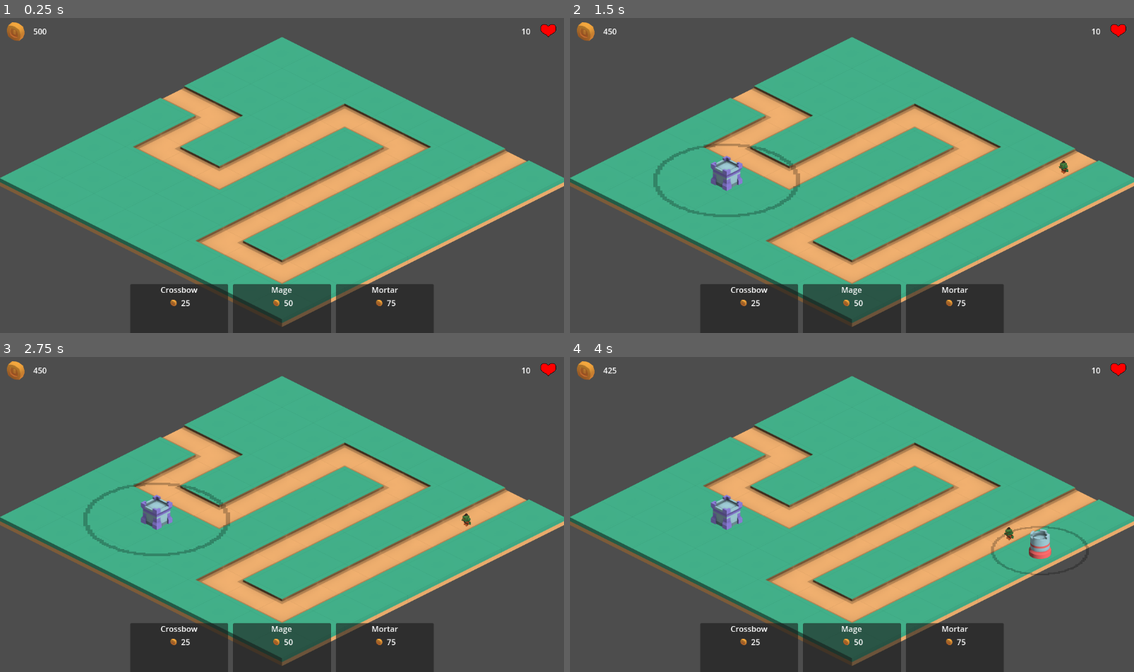
Above: before the commit, frames 1-4 (two rows, left to right).
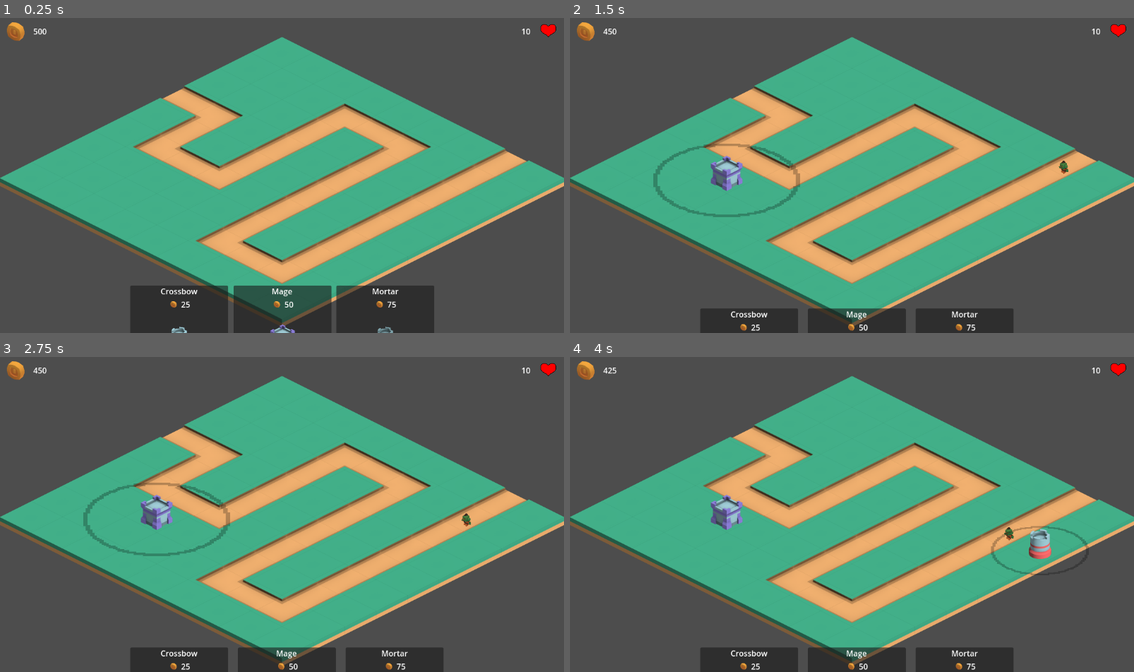
Above: after the commit, the same moments.

Repository: Robert-Riordan-UCD/GameDevJourney
Game: Godot game, scene res://Levels/Level1.tscn
Same seed, same stepped clock (60 frames per second), same inputs: the game is played once before the commit and once after it.
Inputs (mouse positions are in pixels of both pictures, inside the frame that each line leads up to):
- Up to frame 1 (0.25 s): no input
- Up to frame 2 (1.5 s): move the mouse to (976, 159) at 0.52 s; press the mouse at (976, 159) at 0.53 s; move the mouse to (739, 191) at 1.27 s; release the mouse at (739, 191) at 1.28 s; right-click (739, 191) at 1.35 s; click (739, 191) at 1.42 s
- Up to frame 3 (2.75 s): move the mouse to (157, 520) at 2.02 s; press the mouse at (157, 520) at 2.03 s
- Up to frame 4 (4 s): move the mouse to (823, 577) at 2.77 s; release the mouse at (823, 577) at 2.78 s; right-click (823, 577) at 2.85 s; click (823, 577) at 2.92 s; move the mouse to (1021, 561) at 3.52 s; press the mouse at (1021, 561) at 3.53 s

The runs differ from the first frame. In frame 1, 0.8% of the frame differs, in the area x 23-77%, y 84-100%; in frame 2, 4.6%, in the area x 23-79%, y 84-100%; in frame 3, 4.6%; in frame 4, 4.6%.

Commit message:
Tower selection boxes tween in and out when mouse hovers over them

Diff:
--- a/Isometric_Tower_Defense/GUI/TowerSelectPanel.gd
+++ b/Isometric_Tower_Defense/GUI/TowerSelectPanel.gd
@@ -11,5 +11,28 @@
 		$VBoxContainer/HBoxContainer/Label.text = str(tower_price)
 @export var texture : Texture2D:
 	set(new_texture):
-		texture = texture
-		$TextureRect.texture = new_texture
+		texture = new_texture
+		$TextureRect.texture = texture
+@export var y_travel : int = 50
+@export var separation : int = 20
+
+func _ready() -> void:
+	_on_mouse_exited()
+
+func _on_mouse_entered():
+	var tween = get_tree().create_tween()
+	var x_offset : int = 0
+	for p in get_parent().get_children():
+		if p == self:
+			break
+		x_offset += p.custom_minimum_size.x + separation
+	tween.tween_property(self, "position", Vector2(x_offset, -y_travel), 1).set_trans(Tween.TRANS_CUBIC)
+
+func _on_mouse_exited():
+	var tween = get_tree().create_tween()
+	var x_offset : int = 0
+	for p in get_parent().get_children():
+		if p == self:
+			break
+		x_offset += p.custom_minimum_size.x + separation
+	tween.tween_property(self, "position", Vector2(x_offset, y_travel), 1).set_trans(Tween.TRANS_CUBIC)
--- a/Isometric_Tower_Defense/GUI/TowerSelectPanel.tscn
+++ b/Isometric_Tower_Defense/GUI/TowerSelectPanel.tscn
@@ -5,7 +5,10 @@
 
 [node name="TowerSelectPanel" type="Panel"]
 custom_minimum_size = Vector2(200, 200)
+offset_right = 200.0
+offset_bottom = 200.0
 script = ExtResource("1_8tg8u")
+separation = null
 
 [node name="TextureRect" type="TextureRect" parent="."]
 layout_mode = 1
@@ -41,3 +44,6 @@
 [node name="Label" type="Label" parent="VBoxContainer/HBoxContainer"]
 layout_mode = 2
 text = "<PRICE>"
+
+[connection signal="mouse_entered" from="." to="." method="_on_mouse_entered"]
+[connection signal="mouse_exited" from="." to="." method="_on_mouse_exited"]
--- a/Isometric_Tower_Defense/Levels/Level1.tscn
+++ b/Isometric_Tower_Defense/Levels/Level1.tscn
@@ -7,6 +7,9 @@
 [ext_resource type="PackedScene" uid="uid://ckapmihl1c8vg" path="res://GUI/GUI.tscn" id="4_n8ogx"]
 [ext_resource type="Script" path="res://Enemies/Spawner.gd" id="6_7upbv"]
 [ext_resource type="PackedScene" uid="uid://hj6qg5kef8ea" path="res://GUI/TowerSelectPanel.tscn" id="7_40pq7"]
+[ext_resource type="Texture2D" uid="uid://bx2h8w6mr0v7m" path="res://Towers/crossbowTowerLevel0.png" id="8_njhld"]
+[ext_resource type="Texture2D" uid="uid://bvc5f0f5pwyl2" path="res://Towers/mageTowerLevel0.png" id="9_qhfo0"]
+[ext_resource type="Texture2D" uid="uid://vl7yaf2cq77f" path="res://Towers/mortarTowerLevel0.png" id="10_0vcwm"]
 
 [node name="Level1" type="Node2D"]
 script = ExtResource("1_hwvo5")
@@ -98,16 +101,22 @@
 layout_mode = 2
 tower_name = "Crossbow"
 tower_price = 25
+texture = ExtResource("8_njhld")
+separation = 20
 
 [node name="MageSelect" parent="CanvasLayer/TowerSelect/HBoxContainer" instance=ExtResource("7_40pq7")]
 layout_mode = 2
 tower_name = "Mage"
 tower_price = 50
+texture = ExtResource("9_qhfo0")
+separation = 20
 
 [node name="MortarSelect" parent="CanvasLayer/TowerSelect/HBoxContainer" instance=ExtResource("7_40pq7")]
 layout_mode = 2
 tower_name = "Mortar"
 tower_price = 75
+texture = ExtResource("10_0vcwm")
+separation = 20
 
 [connection signal="enemy_died" from="Enemies" to="." method="_on_enemies_enemy_died"]
 [connection signal="enemy_reached_end" from="Enemies" to="." method="_on_enemies_enemy_reached_end"]
Not shown: 1 places in Isometric_Tower_Defense/Levels/Level1.tscn that only renumber resources
